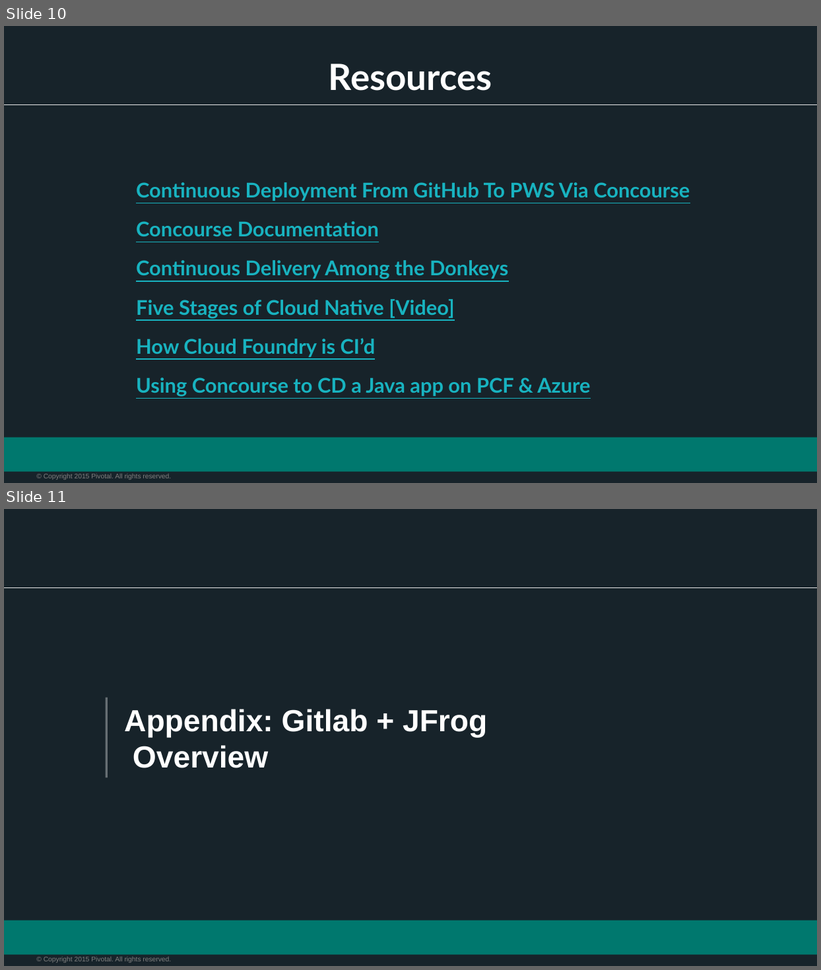
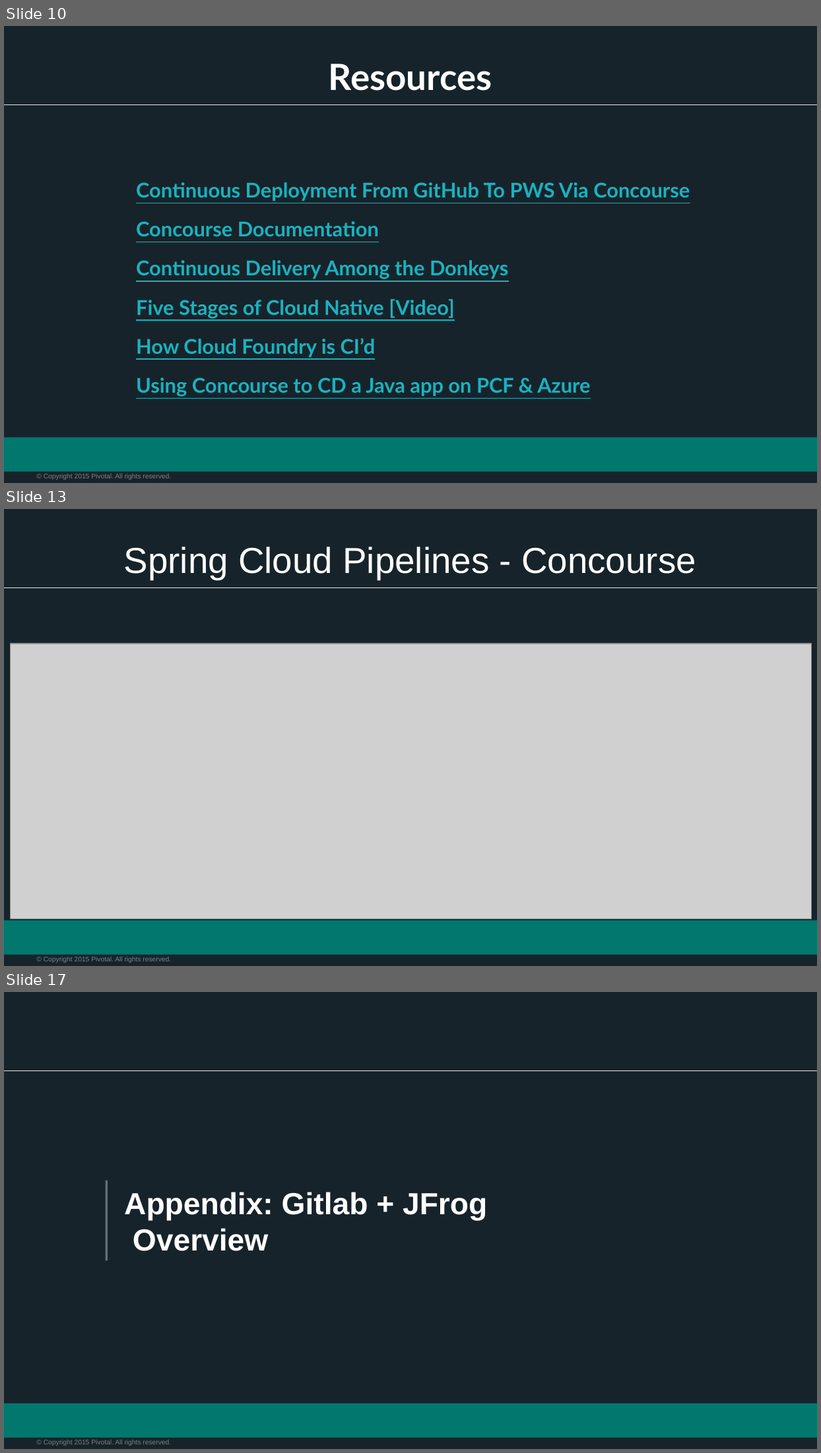
Before and after one commit to vmware-archive/devops-workshop, a slide deck: presentations/104 - Intro to CICD/Session_9_Intro_CICD.pptx. Shown one above the other, each under a label of ours: slides 10 and 11 before the commit, slides 10, 13 and 17 after it; the slides between them are not shown. The pictures are 821x970 and 821x1453 pixels, drawn with LibreOffice and Linux fonts; fonts in the diff are those of the drawing; grey boxes stand for pictures; background and template pictures are left out. Boxes give left, top, right and bottom in pixels: in the first picture for what was removed or moved away, otherwise in the second. Text is boxed around its words. In the diff, an @@ line names an element or a change of style, - is before the commit and + after.

Commit message:
Added Spring Cloud Pipelines slides

```diff
--- a/presentations/104 - Intro to CICD/Session_9_Intro_CICD.pptx
+++ b/presentations/104 - Intro to CICD/Session_9_Intro_CICD.pptx
@@ slide 13 added at (4, 509, 817, 966), background #17232A; not listed: 3 template elements that a slide beside it also shows @@
@@ title added at (124, 547, 696, 580), 32 pt, text #FFFFFF @@
+Spring Cloud Pipelines - Concourse
@@ picture added at (11, 644, 811, 920) @@
@@ what was slide 11 is now slide 17 @@
```
Also in this commit, not shown: 6 slides changed, 5 other slides added.
